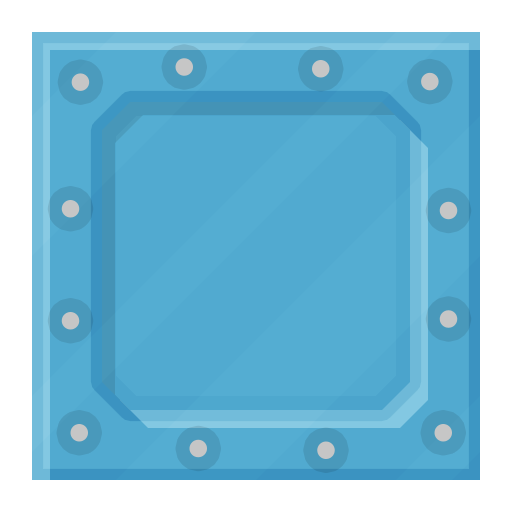
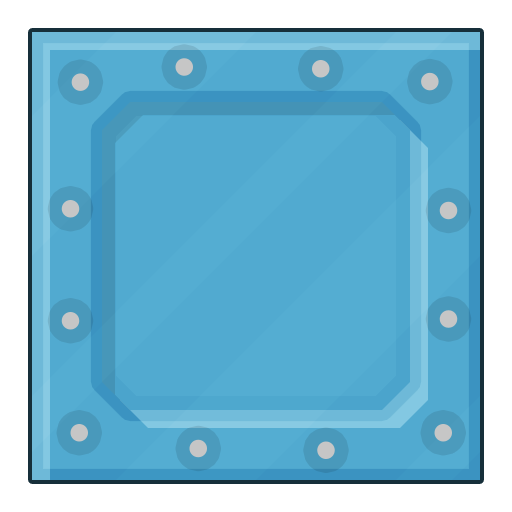
The second (512, 512) image is a revision of the first. Changes to its layers:
pixels changed over (28, 28, 484, 484) (layer not identified)
